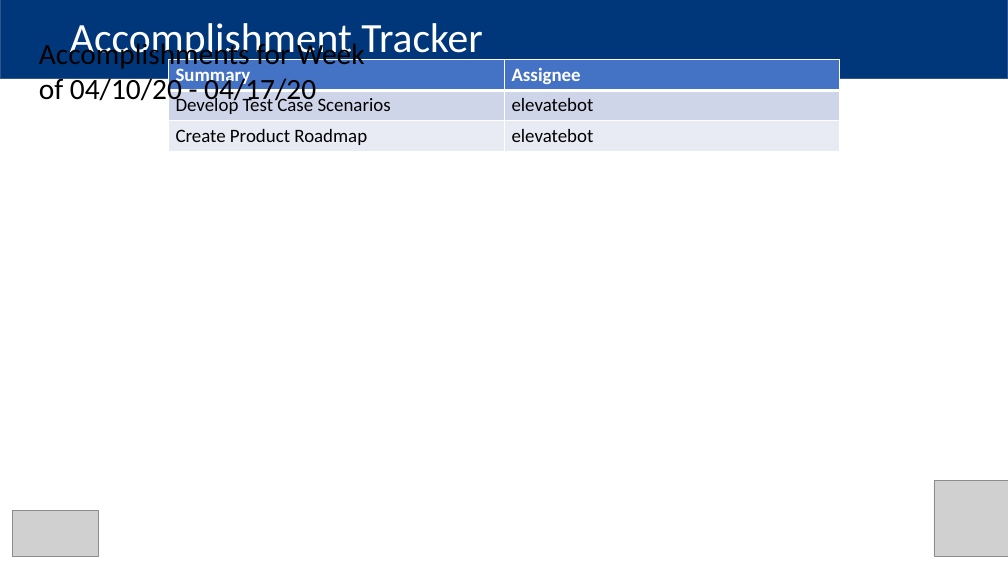
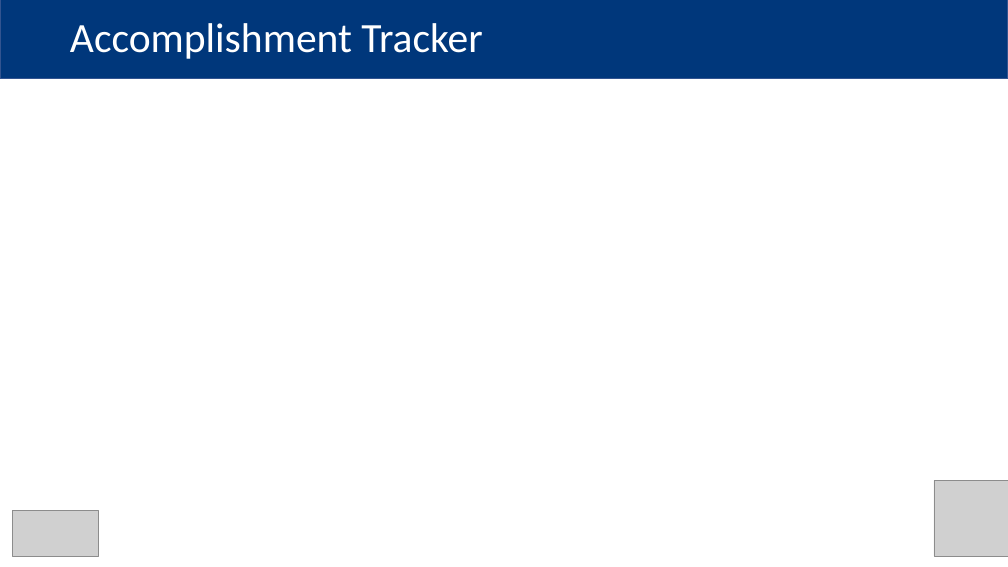
Before and after one commit to MindPetalSoftwareSolutions/VerticalApps_PMO-Bot, a slide deck: slide 2 of Data/Input/Robotic Process Automation PMO.pptx. Drawn at 1008x567 pixels with LibreOffice and Linux fonts; fonts in the diff are those of the drawing; grey boxes stand for pictures. Boxes give left, top, right and bottom in pixels: in the first picture for what was removed or moved away, otherwise in the second. Text is boxed around its words. In the diff, an @@ line names an element or a change of style, - is before the commit and + after.

```diff
--- a/Data/Input/Robotic Process Automation PMO.pptx
+++ b/Data/Input/Robotic Process Automation PMO.pptx
@@ text removed at (39,40,365,107) @@
-Accomplishments for Week of 04/10/20 - 04/17/20
@@ table removed at (168,60,839,508), 3 rows, 2 columns @@
-Summary | Assignee
-Develop Test Case Scenarios | elevatebot
-Create Product Roadmap | elevatebot
```
Also in this commit, not shown: 2 other slides changed.
